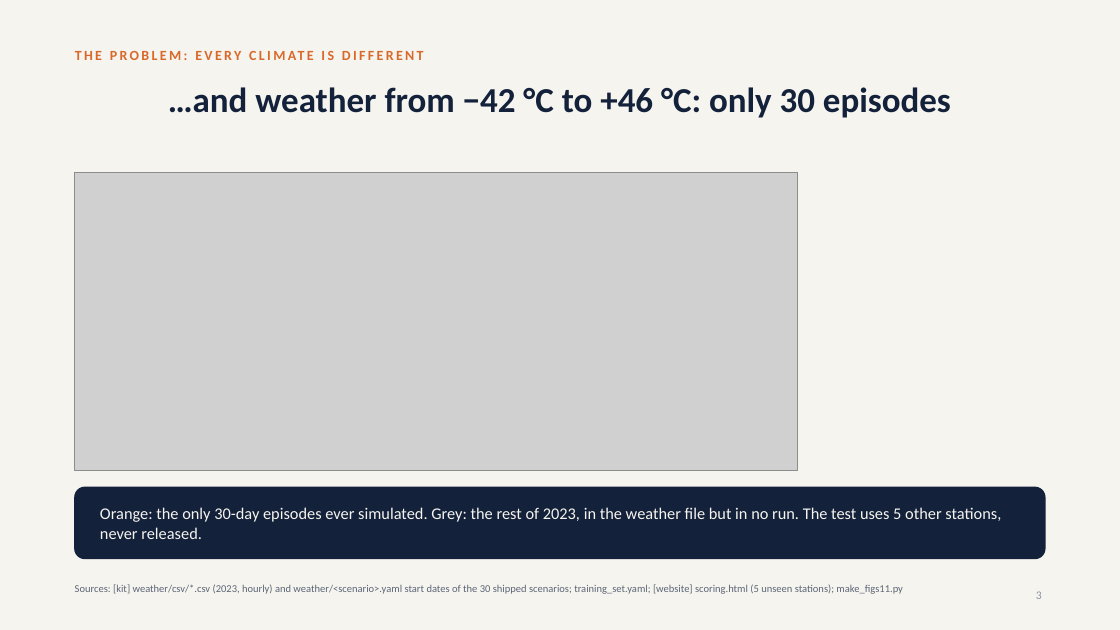
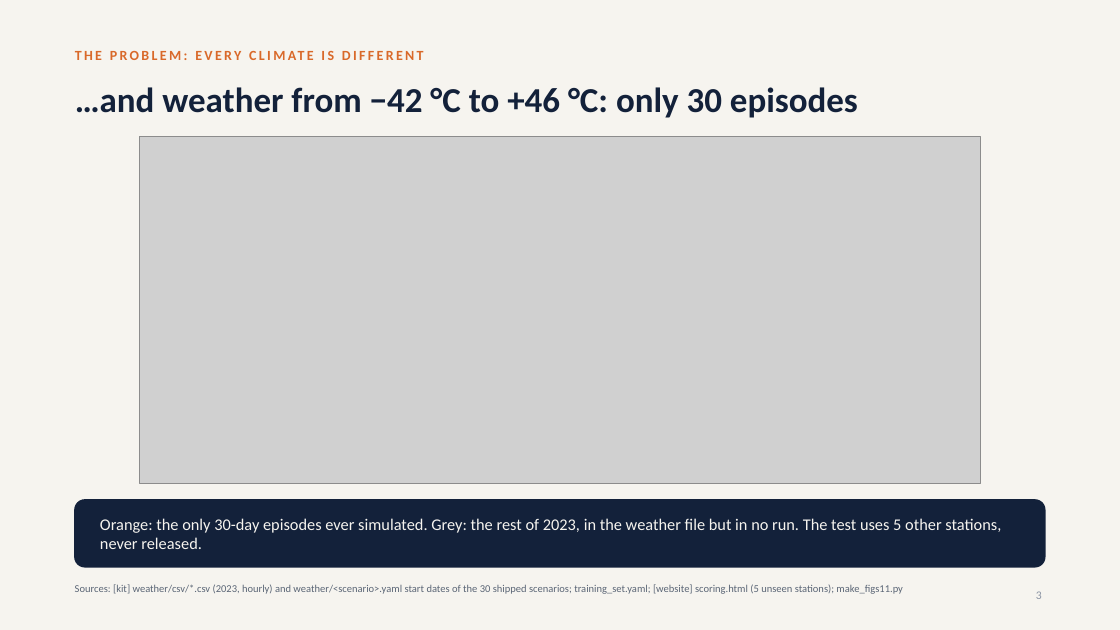
Before and after one commit to srivathsanb14/working-code, a slide deck: slide 3 of docs/One_Controller_for_Every_Building_meeting.pptx. Drawn at 1120x630 pixels with LibreOffice and Linux fonts; fonts in the diff are those of the drawing; grey boxes stand for pictures. Boxes give left, top, right and bottom in pixels: in the first picture for what was removed or moved away, otherwise in the second. Text is boxed around its words. In the diff, an @@ line names an element or a change of style, - is before the commit and + after.

```diff
--- a/docs/One_Controller_for_Every_Building_meeting.pptx
+++ b/docs/One_Controller_for_Every_Building_meeting.pptx
@@ title "…and weather from −42 °C ..." at [75,87,858,118]: alignment centre to left @@
@@ picture: place and size @@
-picture at [75,172,798,471]
+picture at [139,136,981,483]
@@ rounded rectangle: place and size @@
-rounded rectangle at [75,487,1045,559]
+rounded rectangle at [75,500,1045,567]
@@ rounded rectangle at [75,500,1045,567]: proportions changed @@
@@ text "Orange: the only 30-day episodes ...": place and size @@
-text "Orange: the only 30-day episodes ..." at [100,507,1001,539]
+text "Orange: the only 30-day episodes ..." at [100,518,1001,549]
```
Also in this commit, not shown: 153 other slides changed, 4 other files.
